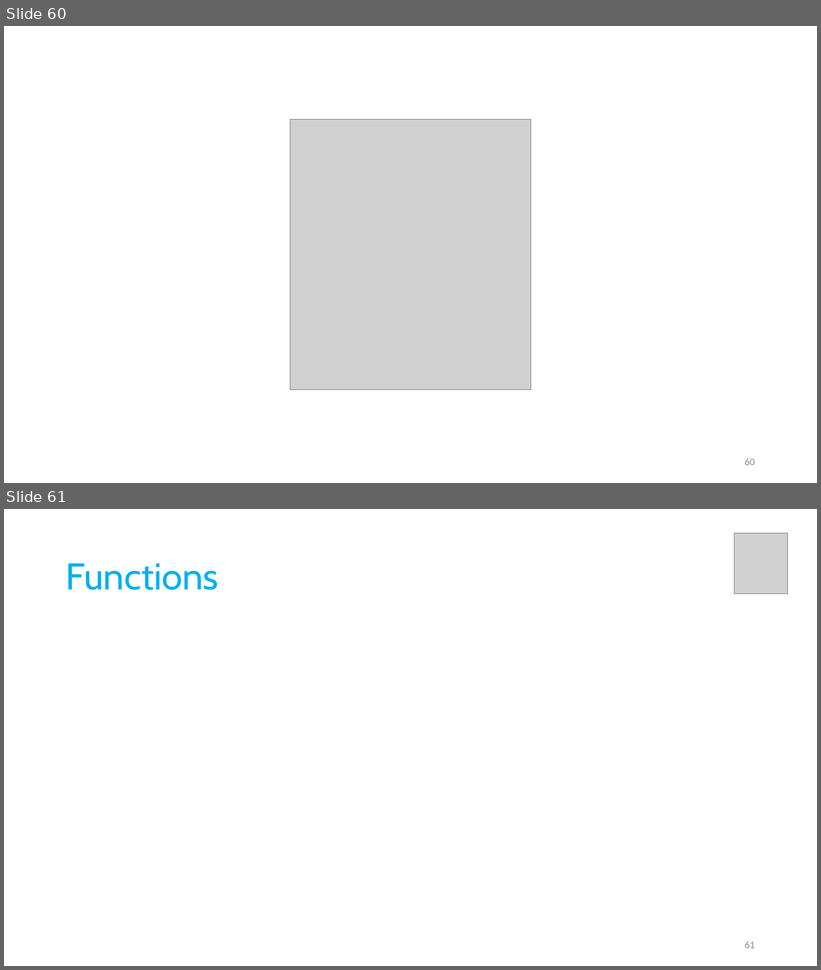
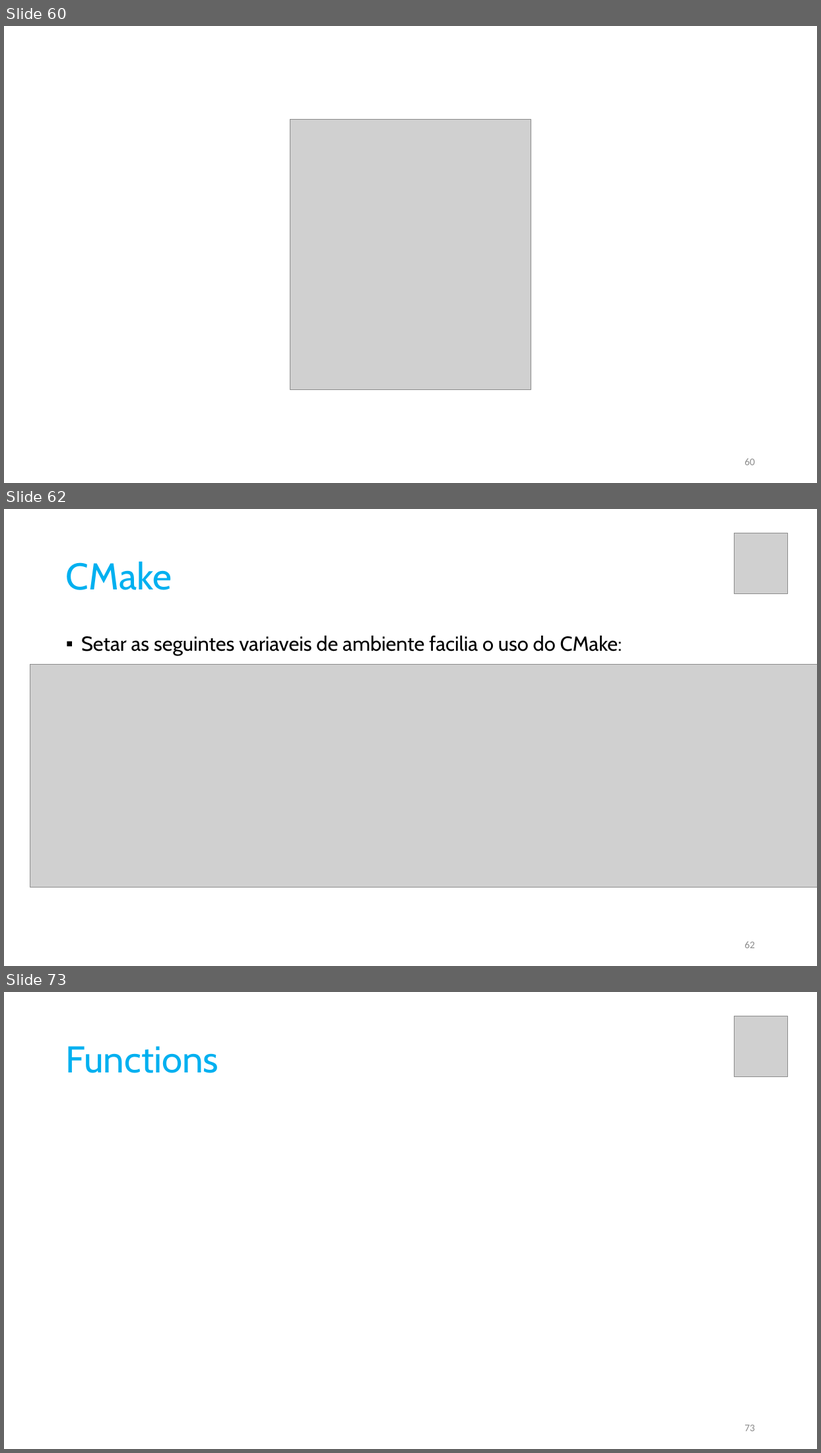
Before and after one commit to pfaco/ees_cpp, a slide deck: slides/C++.pptx. Shown one above the other, each under a label of ours: slides 60 and 61 before the commit, slides 60, 62 and 73 after it; the slides between them are not shown. The pictures are 821x970 and 821x1453 pixels, drawn with LibreOffice and Linux fonts; fonts in the diff are those of the drawing; grey boxes stand for pictures. Boxes give left, top, right and bottom in pixels: in the first picture for what was removed or moved away, otherwise in the second. Text is boxed around its words. In the diff, an @@ line names an element or a change of style, - is before the commit and + after.

```diff
--- a/slides/C++.pptx
+++ b/slides/C++.pptx
@@ slide 62 added at (4, 509, 817, 966), background #FFFFFF @@
@@ picture added at (735, 533, 789, 593) @@
@@ title added at (66, 561, 172, 590), 44 pt, text #00B0F0 @@
+CMake
@@ text added at (81, 636, 622, 656), 24 pt, text #000000 @@
+▪ Setar as seguintes variaveis de ambiente facilia o uso do CMake:
@@ picture added at (30, 665, 817, 888) @@
@@ page number added at (745, 941, 755, 949), 12 pt, text #8C8C8C @@
+62
@@ what was slide 61 is now slide 73 @@
@@ page number at (745, 1425, 755, 1432): text changed @@
-61
+73
```
Also in this commit, not shown: 11 other slides added, 1 other file.
